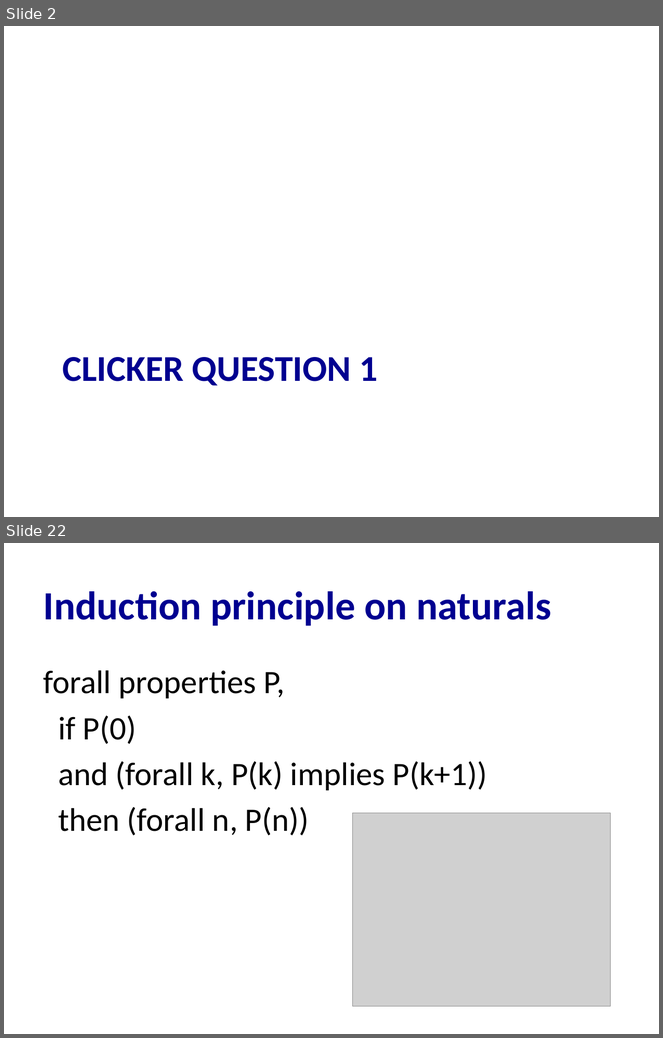
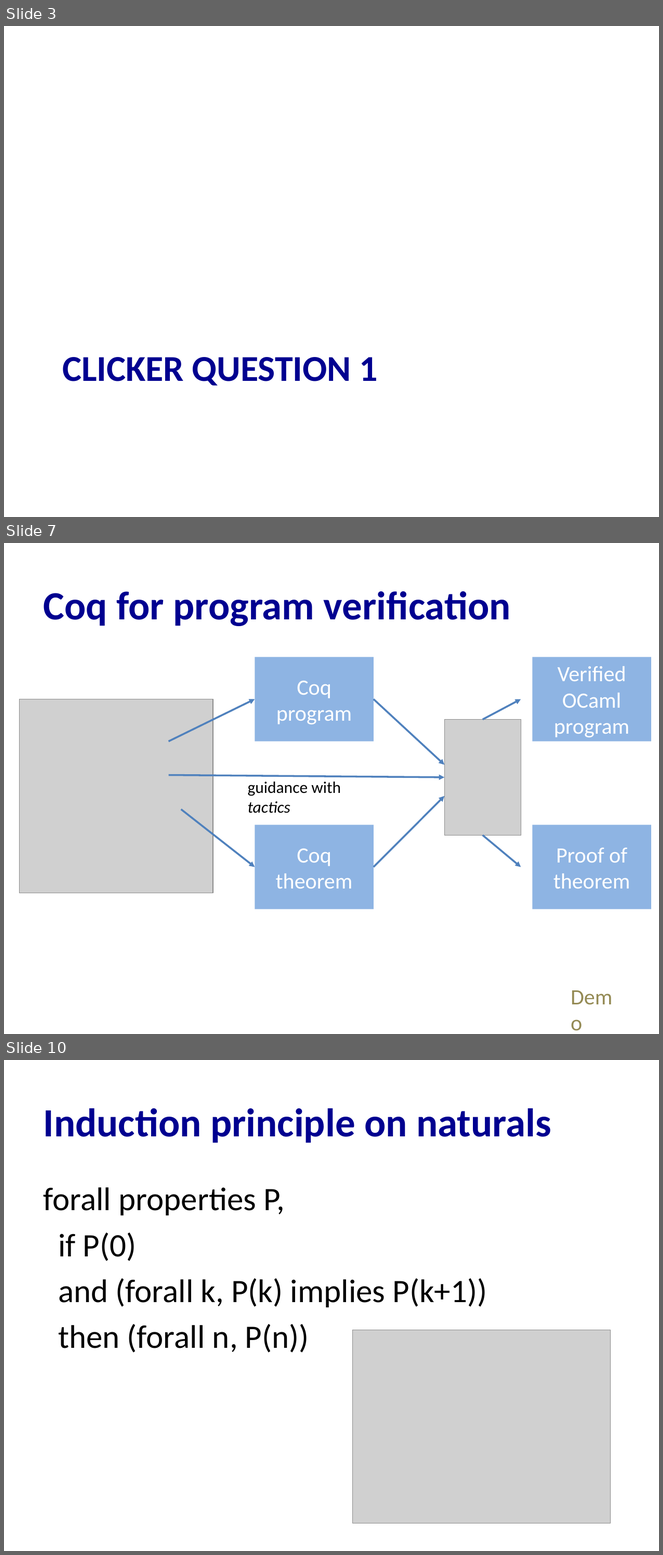
Before and after one commit to cs3110/materials-2019fa, a slide deck: 20-proofs/lec.pptx. Shown one above the other, each under a label of ours: slides 2 and 22 before the commit, slides 3, 7 and 10 after it; the slides between them are not shown. The pictures are 663x1038 and 663x1555 pixels, drawn with LibreOffice and Linux fonts; fonts in the diff are those of the drawing; grey boxes stand for pictures. Boxes give left, top, right and bottom in pixels: in the first picture for what was removed or moved away, otherwise in the second. Text is boxed around its words. In the diff, an @@ line names an element or a change of style, - is before the commit and + after.

```diff
--- a/20-proofs/lec.pptx
+++ b/20-proofs/lec.pptx
@@ slide 7 added at (x1=4, y1=543, x2=659, y2=1034), background #FFFFFF @@
@@ title added at (x1=44, y1=591, x2=511, y2=626), 44 pt, text #000090, bold @@
+Coq for program verification
@@ rectangle added at (x1=255, y1=657, x2=374, y2=742), fill #8EB4E3, 24 pt, text #FFFFFF @@
+Coq program
@@ rectangle added at (x1=533, y1=657, x2=651, y2=742), fill #8EB4E3, 24 pt, text #FFFFFF @@
+Verified OCaml program
@@ picture added at (x1=19, y1=700, x2=213, y2=893) @@
@@ arrow added from (168, 742) to (255, 700), #4F81BD 2 pt @@
@@ arrow added from (374, 700) to (444, 765), #4F81BD 2 pt @@
@@ arrow added from (483, 719) to (521, 700), #4F81BD 2 pt @@
@@ picture added at (x1=444, y1=719, x2=521, y2=835) @@
@@ arrow added from (374, 867) to (444, 796), #4F81BD 2 pt @@
@@ arrow added from (181, 810) to (255, 867), #4F81BD 2 pt @@
@@ rectangle added at (x1=255, y1=825, x2=374, y2=910), fill #8EB4E3, 24 pt, text #FFFFFF @@
+Coq theorem
@@ group added at (x1=168, y1=775, x2=651, y2=910): 2 arrows, 1 text, 1 rectangle @@
+guidance with tactics
+Proof of theorem
@@ text added at (x1=564, y1=980, x2=630, y2=1013), 24 pt, text #948A54 @@
+Demo
@@ what was slide 2 is now slide 3 @@
@@ what was slide 22 is now slide 10 @@
```
Also in this commit, not shown: 4 slides changed, 15 other slides added, 28 slides removed, 1 other file.
